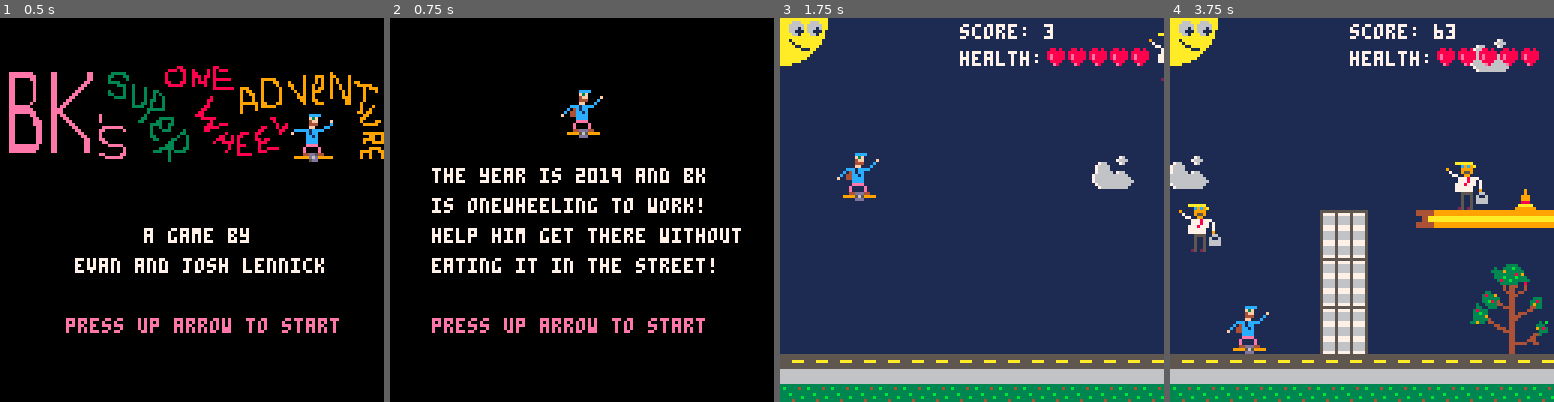
Above: before the commit, frames 1-4 (left to right).
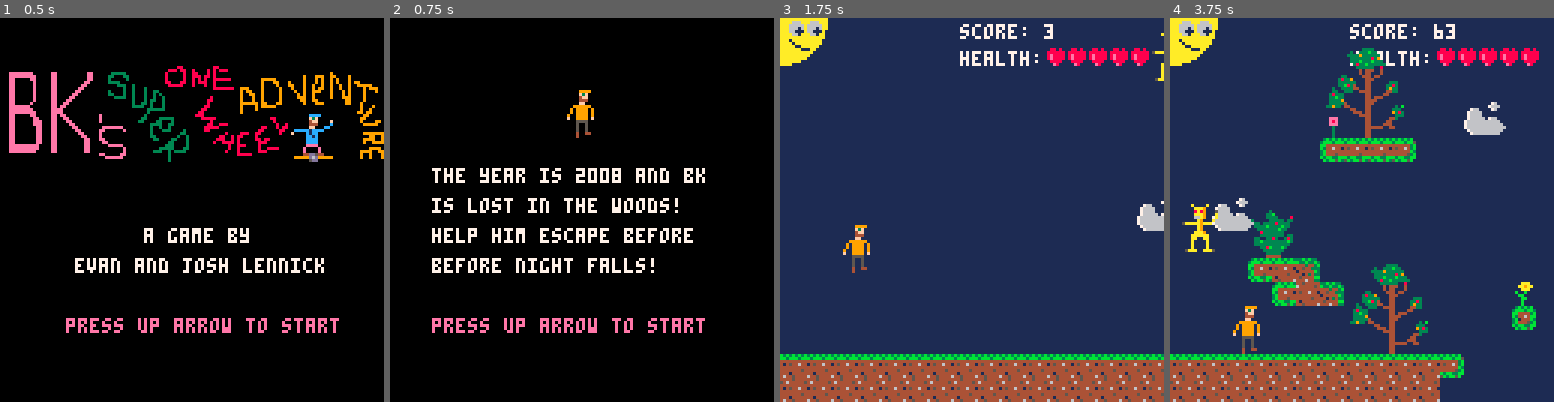
Above: after the commit, the same moments.

Repository: elennick/bksowa
Game: PICO-8 cartridge bksowa.p8
Two runs of this game, one before a commit and one after it. Both use one fixed random seed, a clock stepped at 60 frames per second and the inputs below.
Inputs:
- Up to frame 1 (0.5 s): tap X (X key) at 0.33 s
- Up to frame 2 (0.75 s): tap O (Z key) at 0.7 s
- Up to frame 3 (1.75 s): tap X (X key) at 1.07 s; hold Right from 1.6 s (still down); tap O (Z key) at 1.7 s
- Up to frame 4 (3.75 s): tap X (X key) at 1.85, 2.97 s; release Right at 2.1 s; tap O (Z key) every 0.4 s from 2.1 to 3.7 s; hold Up 2.15-2.42 s; hold Right 2.47-3.03 s; hold Left 3.08-3.58 s; hold Down from 3.63 s (still down)

Frame 1 is identical in both runs. In frame 2, 2.8% of the frame differs, in the area x 12-92%, y 18-67%; in frame 3, 14%; in frame 4, 31%, in the area x 0-100%, y 5-100%.

Commit message:
gameplay mostly finalized

Diff:
--- a/bksowa.p8
+++ b/bksowa.p8
@@ -12,6 +12,13 @@
   tslsc = 0 //time since last screen change
   debug = false
   finalscore = 0
+  firstlevel = 1
+
+  if not debug then
+    levelthreshold = 1500
+  else
+    levelthreshold = 300
+  end
 
   //levels
   l = {}
@@ -51,7 +58,7 @@
   health = 5
   lthl = 0 //last time health lost
 
-  startlevel(3)
+  startlevel(firstlevel)
 end
 
 function startlevel(level)
@@ -145,7 +152,7 @@
 
   if screen == 10 then
     //level time is up
-    if tslsc > 1500 then
+    if tslsc > levelthreshold then
       if cl < 3 then
         local nextlevel = cl+1
         startlevel(nextlevel)
@@ -395,14 +402,17 @@
 
 function drawwinscreen()
   camera(0,0)
-  spr(68, 40, 24, 2, 2)
+  spr(68, 38, 24, 2, 2)
   spr(72, 56, 24, 2, 2)
-  spr(78, 72, 24, 2, 2)
+  spr(78, 74, 24, 2, 2)
   color(7)
   print("bk stayed safe! great job!", 12, 50)
   print("final score: "..finalscore, 24, 65)
   color(14)
   print("press up arrow to restart", 12, 80)
+  spr(96, 38, 94, 2, 2)
+  spr(98, 56, 94, 2, 2)
+  spr(100, 74, 94, 2, 2)
 end
 
 function drawlevelintro()
